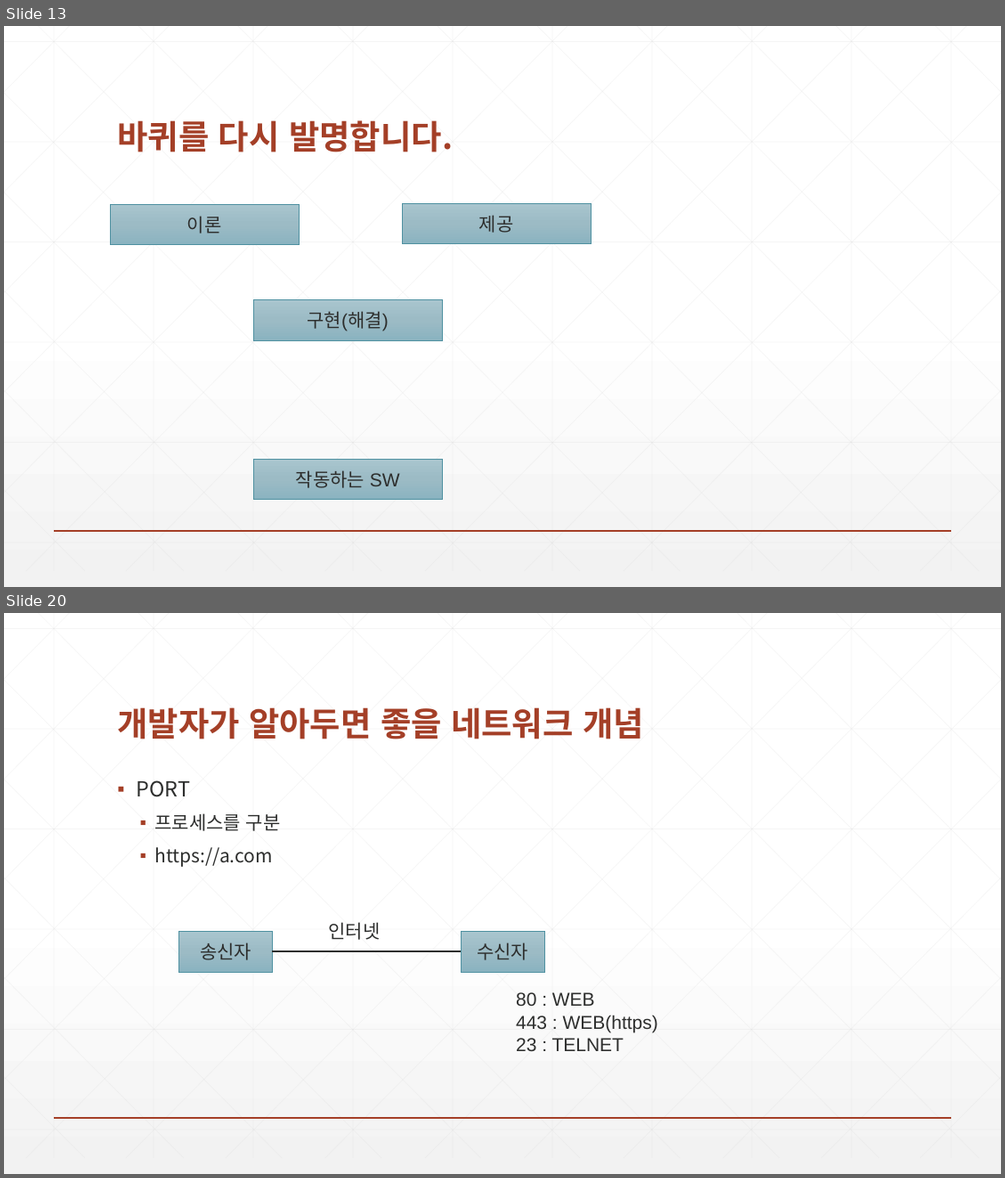
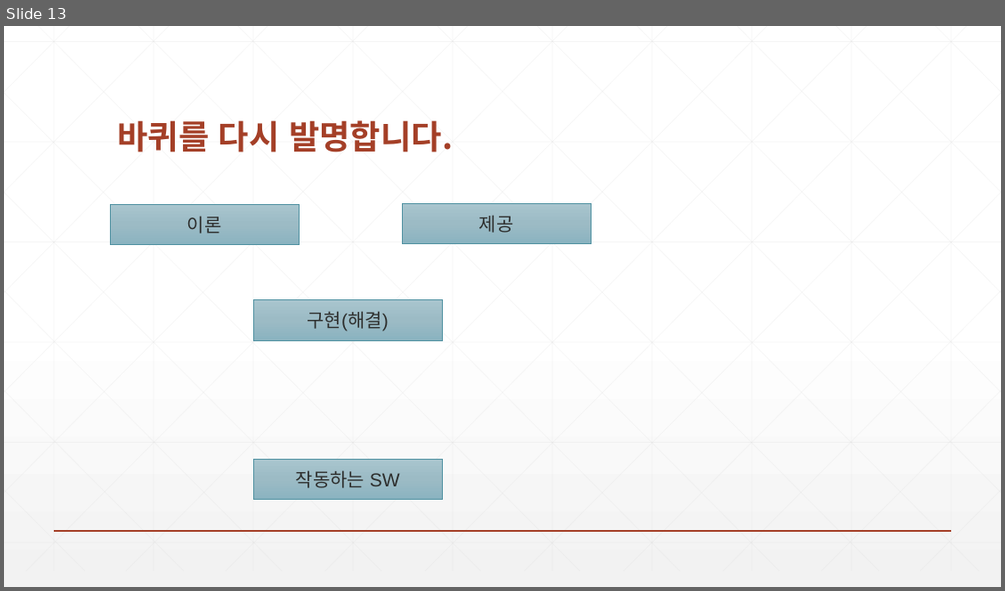
Before and after one commit to zeroshift01/code5, a slide deck: inflearn01/doc/교재.pptx. Shown one above the other, each under a label of ours: slides 13 and 20 before the commit, slide 13 after it; the slides between them are not shown. The pictures are 1005x1178 and 1005x591 pixels, drawn with LibreOffice and Linux fonts; fonts in the diff are those of the drawing. Boxes give left, top, right and bottom in pixels: in the first picture for what was removed or moved away, otherwise in the second. Text is boxed around its words. In the diff, an @@ line names an element or a change of style, - is before the commit and + after.

```diff
--- a/inflearn01/doc/교재.pptx
+++ b/inflearn01/doc/교재.pptx
@@ slide 20 removed at (4, 613, 1001, 1174), background gradient #FFFFFF to #F2F2F2; not listed: 47 template elements that a slide beside it also shows @@
@@ title removed at (117, 707, 644, 739) @@
-개발자가 알아두면 좋을 네트워크 개념
@@ text removed at (136, 780, 281, 867) @@
-▪ PORT
-  ▪ 프로세스를 구분
-  ▪ https://a.com
@@ rectangle removed at (179, 931, 273, 971) @@
-송신자
@@ text removed at (328, 922, 380, 940) @@
-인터넷
@@ rectangle removed at (461, 931, 544, 971) @@
-수신자
@@ line removed from (273, 952) to (461, 952) @@
@@ text removed at (516, 992, 658, 1052) @@
-80 : WEB
-443 : WEB(https)
-23 : TELNET
```
Also in this commit, not shown: 7 other slides removed, 15 other files.
